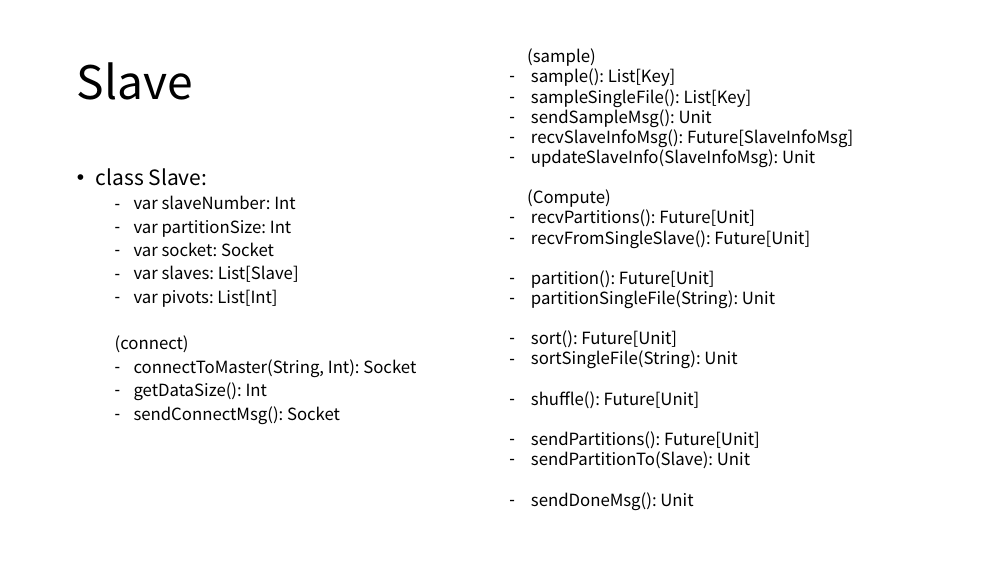
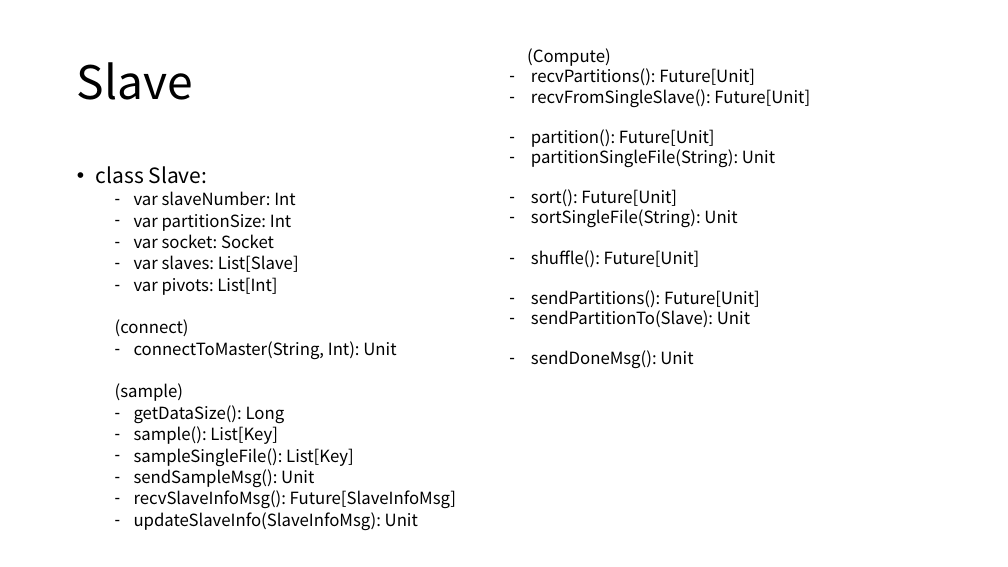
Before and after one commit to Eyebrowmoon/CS490, a slide deck: slide 25 of project.pptx (slide 26 before the commit). Drawn at 1008x567 pixels with LibreOffice and Linux fonts; fonts in the diff are those of the drawing. Boxes give left, top, right and bottom in pixels: in the first picture for what was removed or moved away, otherwise in the second. Text is boxed around its words. In the diff, an @@ line names an element or a change of style, - is before the commit and + after.

```diff
--- a/project.pptx
+++ b/project.pptx
@@ text at (527,48,853,168): paragraphs removed @@
-  (sample)
-  – sample(): List[Key]
-  – sampleSingleFile(): List[Key]
-  – sendSampleMsg(): Unit
-  – recvSlaveInfoMsg(): Future[SlaveInfoMsg]
-  – updateSlaveInfo(SlaveInfoMsg): Unit
@@ text at (96,166,299,336): line spacing 0.9 to 0.8 @@
@@ text at (115,341,456,531): text changed @@
-  – connectToMaster(String, Int): Socket
-  – getDataSize(): Int
-  – sendConnectMsg(): Socket
+  – connectToMaster(String, Int): Unit
+  (sample)
+  – getDataSize(): Long
+  – sample(): List[Key]
+  – sampleSingleFile(): List[Key]
+  – sendSampleMsg(): Unit
+  – recvSlaveInfoMsg(): Future[SlaveInfoMsg]
+  – updateSlaveInfo(SlaveInfoMsg): Unit
```
Also in this commit, not shown: 12 other slides changed, 2 slides added, 1 slide removed.
